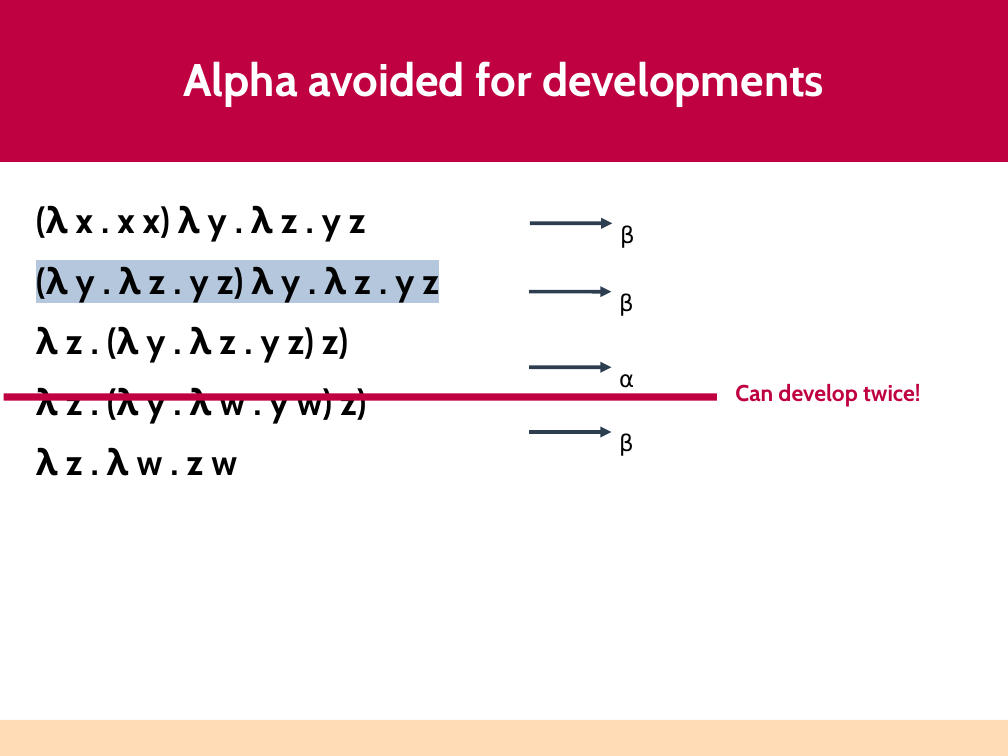
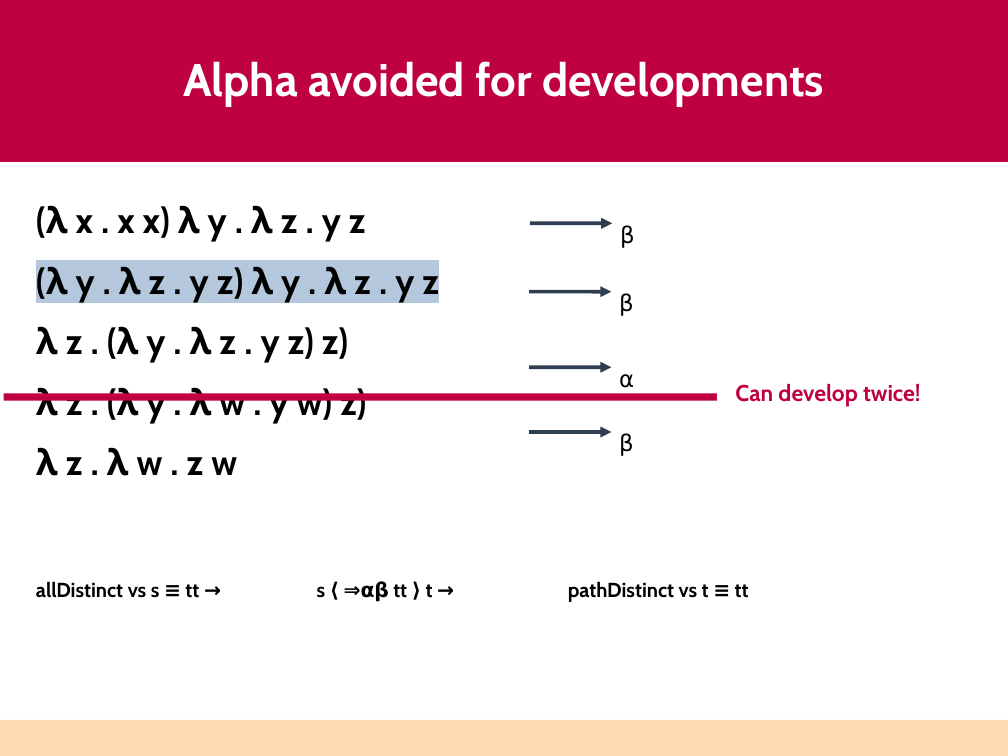
Before and after one commit to astump/explicit-alpha, a slide deck: slide 24 of talks/haskell-2026-lightning-talk/aaron-stump-haskell-2026.odp. Drawn at 1008x756 pixels with LibreOffice and Linux fonts; fonts in the diff are those of the drawing. Boxes give left, top, right and bottom in pixels: in the first picture for what was removed or moved away, otherwise in the second. Text is boxed around its words. In the diff, an @@ line names an element or a change of style, - is before the commit and + after.

```diff
--- a/talks/haskell-2026-lightning-talk/aaron-stump-haskell-2026.odp
+++ b/talks/haskell-2026-lightning-talk/aaron-stump-haskell-2026.odp
@@ text at (36,581,749,602): paragraph added @@
+allDistinct vs s ≡ tt → s ⟨ ⇒αβ tt ⟩ t → pathDistinct vs t ≡ tt
```
Also in this commit, not shown: 6 other slides changed, 12 other files.
